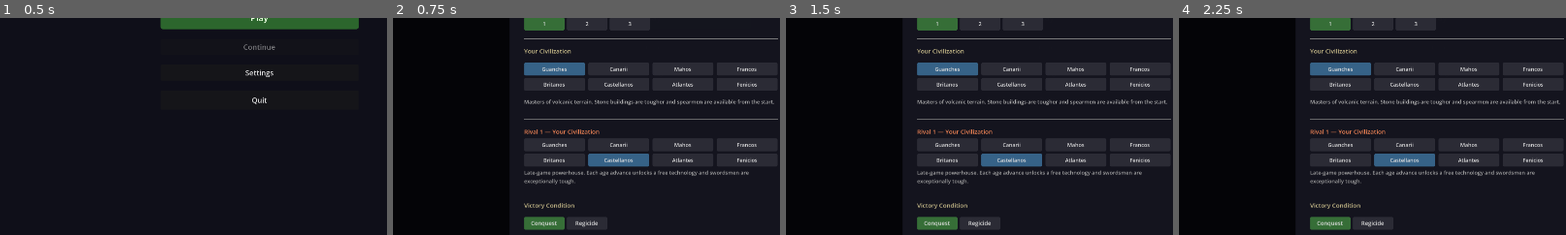
Above: before the commit, frames 1-4 (left to right).
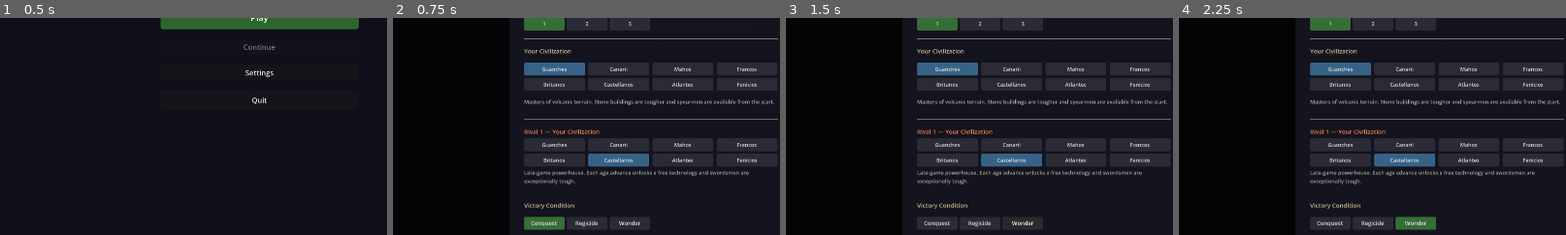
Above: after the commit, the same moments.

Repository: enrimr/rts-game-godot
Game: Godot game, scene res://scenes/game/main_menu.tscn
Two runs of this game, one before a commit and one after it. Both use one fixed random seed, a clock stepped at 60 frames per second and the inputs below.
Inputs (mouse positions are % of the whole screen's width and height, from its top left):
- Up to frame 1 (0.5 s): no input
- Up to frame 2 (0.75 s): click "Play" at 0.5 s
- Up to frame 3 (1.5 s): click (47, 97) at 1.25 s, where only the run after the commit has a clickable "Wonder"
- Up to frame 4 (2.25 s): click "Play" at 2 s
The pictures show only the part of the screen within x 17-66%, y 50-100%; the shares and areas given below are measured in that part.

Frame 1 is identical in both runs. In frame 2, less than 0.1% of the frame differs, in the area x 58-65%, y 93-96%; in frame 3, 0.7%; in frame 4, 1.3%, in the area x 33-67%, y 91-98%.

Commit message:
Add Wonder victory mode: build and defend for 4 minutes to win
New Wonder building (5000 HP, 80×80, Imperial Age only, costs 1000W/S/G).
On construction complete, a 4-minute countdown starts and shows in the HUD.
Destroying the Wonder cancels it; surviving the timer calls declare_winner.
Lobby has a third Victory Condition option. AI builds a Wonder when in
Wonder mode and Imperial Age. SaveManager serialises/deserialises Wonder.

Co-Authored-By: Claude Sonnet 4.6 <noreply@anthropic.com>

Diff:
--- a/project/assets/translations/translations.csv
+++ b/project/assets/translations/translations.csv
@@ -52,6 +52,7 @@
 ACTION_UNIVERSITY,University\n200W,Universidad\n200M
 ACTION_MARKET,Market\n175W,Mercado\n175M
 ACTION_TEMPLE,Temple\n175W,Templo\n175M
+ACTION_WONDER,Wonder\n1000W 1000S 1000G,Maravilla\n1000M 1000P 1000O
 ACTION_HEAVY_SCOUT,Heavy Scout\n80F 30G,Explorador Pesado\n80C 30O
 ACTION_KNIGHT,Knight\n60F 75G,Caballero\n60C 75O
 ACTION_TRANSPORT_SHIP,Transport Ship,Barco de Transporte
@@ -84,6 +85,8 @@
 HERO_ABILITY,Use Ability,Usar Habilidad
 UI_HERO_RESPAWNING,Respawning: %ds,Reapareciendo: %ds
 UI_HERO_READY,Hero Ready!,¡Héroe listo!
+WONDER_TIMER_YOU,Your Wonder,Tu Maravilla
+WONDER_TIMER_ENEMY,Enemy Wonder,Maravilla Enemiga
 HERO_ABILITY_READY,Ready,Lista
 HERO_ABILITY_COOLDOWN,Cooldown: %ds,Recarga: %ds
 HERO_BENCOMO_ABILITY,Mencey's Charge,Ímpetu del Mencey
@@ -158,6 +161,7 @@
 LOBBY_VICTORY_MODE,Victory Condition,Condición de Victoria
 LOBBY_VICTORY_CONQUEST,Conquest,Conquista
 LOBBY_VICTORY_REGICIDE,Regicide,Regicidio
+LOBBY_VICTORY_WONDER,Wonder,Maravilla
 LOBBY_START,Start Game,Iniciar Partida
 LOBBY_BACK,← Back,← Volver
 CIV_GUANCHES_NAME,Guanches,Guanches
--- /dev/null
+++ b/project/scenes/buildings/wonder.tscn
@@ -0,0 +1,79 @@
+[gd_scene load_steps=4 format=3 uid="uid://building_wonder"]
+
+[ext_resource type="Script" path="res://scripts/buildings/wonder.gd" id="1_wnd"]
+
+[sub_resource type="RectangleShape2D" id="RectangleShape2D_1"]
+size = Vector2(80.0, 80.0)
+
+[sub_resource type="CircleShape2D" id="CircleShape2D_1"]
+radius = 50.0
+
+[node name="Wonder" type="StaticBody2D"]
+script = ExtResource("1_wnd")
+collision_layer = 1
+collision_mask = 1
+
+[node name="CollisionShape2D" type="CollisionShape2D" parent="."]
+shape = SubResource("RectangleShape2D_1")
+
+[node name="Body" type="ColorRect" parent="."]
+offset_left = -40.0
+offset_top = -40.0
+offset_right = 40.0
+offset_bottom = 40.0
+color = Color(0.75, 0.62, 0.12, 1.0)
+mouse_filter = 2
+
+[node name="WonderLabel" type="Label" parent="."]
+offset_left = -40.0
+offset_top = -40.0
+offset_right = 40.0
+offset_bottom = 40.0
+text = "W"
+horizontal_alignment = 1
+vertical_alignment = 1
+theme_override_font_sizes/font_size = 32
+theme_override_colors/font_color = Color(1, 0.95, 0.5, 1)
+mouse_filter = 2
+
+[node name="NameLabel" type="Label" parent="."]
+offset_left = -40.0
+offset_top = -54.0
+offset_right = 40.0
+offset_bottom = -42.0
+text = "Wonder"
+horizontal_alignment = 1
+theme_override_font_sizes/font_size = 9
+theme_override_colors/font_color = Color(1, 1, 1, 1)
+mouse_filter = 2
+
+[node name="ConstructionBar" type="ProgressBar" parent="."]
+offset_left = -40.0
+offset_top = 42.0
+offset_right = 40.0
+offset_bottom = 50.0
+max_value = 100.0
+value = 0.0
+show_percentage = false
+mouse_filter = 2
+
+[node name="HealthBar" type="ProgressBar" parent="."]
+offset_left = -40.0
+offset_top = -52.0
+offset_right = 40.0
+offset_bottom = -44.0
+min_value = 0.0
+max_value = 5000.0
+value = 5000.0
+show_percentage = false
+mouse_filter = 2
+
+[node name="SelectionIndicator" type="Node2D" parent="."]
+visible = false
+
+[node name="SelectionCircle" type="Polygon2D" parent="SelectionIndicator"]
+color = Color(0, 1, 0, 0.7)
+polygon = PackedVector2Array(50.0, 0.0, 48.3, 12.94, 43.3, 25.0, 35.36, 35.36, 25.0, 43.3, 12.94, 48.3, 0.0, 50.0, -12.94, 48.3, -25.0, 43.3, -35.36, 35.36, -43.3, 25.0, -48.3, 12.94, -50.0, 0.0, -48.3, -12.94, -43.3, -25.0, -35.36, -35.36, -25.0, -43.3, -12.94, -48.3, 0.0, -50.0, 12.94, -48.3, 25.0, -43.3, 35.36, -35.36, 43.3, -25.0, 48.3, -12.94)
+
+[node name="NavigationObstacle2D" type="NavigationObstacle2D" parent="."]
+avoidance_enabled = true
--- a/project/scripts/ai/ai_player.gd
+++ b/project/scripts/ai/ai_player.gd
@@ -17,6 +17,7 @@
 	"university":  "res://scenes/buildings/university.tscn",
 	"market":      "res://scenes/buildings/market.tscn",
 	"temple":      "res://scenes/buildings/temple.tscn",
+	"wonder":      "res://scenes/buildings/wonder.tscn",
 }
 const BUILDING_COSTS: Dictionary = {
 	"barracks":    {"wood": 175},
@@ -31,6 +32,7 @@
 	"university":  {"wood": 200},
 	"market":      {"wood": 175},
 	"temple":      {"wood": 175},
+	"wonder":      {"wood": 1000, "stone": 1000, "gold": 1000},
 }
 
 const TICK_INTERVAL: float        = 2.0
@@ -51,7 +53,7 @@
 var _threat_timer: float  = 0.0
 
 # Track which building types have been built (counts)
-var _built: Dictionary = {"barracks": 0, "blacksmith": 0, "stable": 0, "house": 0, "lumber_camp": 0, "mining_camp": 0, "farm": 0, "dock": 0, "university": 0, "market": 0, "temple": 0}
+var _built: Dictionary = {"barracks": 0, "blacksmith": 0, "stable": 0, "house": 0, "lumber_camp": 0, "mining_camp": 0, "farm": 0, "dock": 0, "university": 0, "market": 0, "temple": 0, "wonder": 0}
 var _build_fail_counts: Dictionary = {}   # building_id -> int fail streak
 var _build_cooldowns: Dictionary = {}     # building_id -> float time_remaining
 
@@ -299,6 +301,11 @@
 	if _built.get("market", 0) as int == 0 \
 			and ResourceManager.can_afford(player_id, BUILDING_COSTS["market"]):
 		_build("market")
+	if MatchConfig.victory_mode == MatchConfig.VictoryMode.WONDER \
+			and age >= GameManager.Age.IMPERIAL \
+			and _built.get("wonder", 0) as int == 0 \
+			and ResourceManager.can_afford(player_id, BUILDING_COSTS["wonder"]):
+		_build("wonder")
 	_manage_stable_training()
 
 func _manage_stable_training() -> void:
--- /dev/null
+++ b/project/scripts/buildings/wonder.gd
@@ -0,0 +1,13 @@
+extends BuildingBase
+
+class_name Wonder
+
+func _ready() -> void:
+	super._ready()
+	if building_data == null:
+		max_health = 5000.0
+		health = 5000.0
+		var hbar: ProgressBar = get_node_or_null("HealthBar") as ProgressBar
+		if is_instance_valid(hbar):
+			hbar.max_value = max_health
+			hbar.value = health
--- a/project/scripts/core/event_bus.gd
+++ b/project/scripts/core/event_bus.gd
@@ -30,6 +30,8 @@
 signal building_destroyed(building: Node, player_id: int)
 signal building_construction_complete(building: Node)
 signal building_selected(building: Node)
+signal wonder_built(player_id: int)
+signal wonder_destroyed(player_id: int)
 
 # Research
 signal technology_researched(player_id: int, tech_id: String)
--- a/project/scripts/core/match_config.gd
+++ b/project/scripts/core/match_config.gd
@@ -6,7 +6,7 @@
 enum MapSize      { SMALL = 0, MEDIUM = 1, LARGE = 2 }
 enum Resources    { SCARCE = 0, NORMAL = 1, ABUNDANT = 2, FULL_COMBAT = 3 }
 enum MapType      { PLAINS = 0, STANDARD = 1, VOLCANIC_COAST = 2, DESERT_COAST = 3, ISLANDS = 4 }
-enum VictoryMode  { CONQUEST = 0, REGICIDE = 1 }
+enum VictoryMode  { CONQUEST = 0, REGICIDE = 1, WONDER = 2 }
 
 # Chosen by the player in the lobby
 var map_size:        int    = MapSize.MEDIUM
--- a/project/scripts/core/save_manager.gd
+++ b/project/scripts/core/save_manager.gd
@@ -155,6 +155,7 @@
 	"University":    "res://scenes/buildings/university.tscn",
 	"Market":        "res://scenes/buildings/market.tscn",
 	"Temple":        "res://scenes/buildings/temple.tscn",
+	"Wonder":        "res://scenes/buildings/wonder.tscn",
 }
 
 func get_saved_rng_seed() -> int:
@@ -668,6 +669,7 @@
 	if node is University:        return "University"
 	if node is Market:            return "Market"
 	if node is Temple:            return "Temple"
+	if node is Wonder:            return "Wonder"
 	if node is Dock:              return "Dock"
 	if node is Farm:              return "Farm"
 	if node is FishTrap:          return "FishTrap"
--- a/project/scripts/game/game_world.gd
+++ b/project/scripts/game/game_world.gd
@@ -34,6 +34,7 @@
 	"university":    "res://scenes/buildings/university.tscn",
 	"market":        "res://scenes/buildings/market.tscn",
 	"temple":        "res://scenes/buildings/temple.tscn",
+	"wonder":        "res://scenes/buildings/wonder.tscn",
 }
 
 const BUILDING_COSTS: Dictionary = {
@@ -48,6 +49,7 @@
 	"gate":          {"wood": 30},
 	"dock":          {"wood": 150},
 	"fish_trap":     {"wood": 75},
+	"wonder":        {"wood": 1000, "stone": 1000, "gold": 1000},
 }
 
 # Buildings that must be placed adjacent to water (at least one edge in ocean terrain).
@@ -95,6 +97,10 @@
 
 # Pending action waiting for a map click ("move_to" or "attack_move")
 var _pending_action: String = ""
+
+var _wonder_timer: float = 0.0
+var _wonder_owner: int = -1
+var _wonder_node: Node = null
 
 # Drag-select rectangle overlay
 var _drag_overlay: Node2D = null
@@ -174,6 +180,9 @@
 	hud.pending_action_cancelled.connect(func() -> void: _pending_action = "")
 	EventBus.unit_spawned.connect(_on_unit_spawned)
 	EventBus.building_destroyed.connect(_on_building_destroyed_check_victory)
+	EventBus.building_construction_complete.connect(_on_building_construction_complete)
+	EventBus.wonder_built.connect(_on_wonder_built)
+	EventBus.wonder_destroyed.connect(_on_wonder_destroyed)
 	EventBus.minimap_move_order.connect(func(p: Vector2) -> void:
 		_following = false
 		_order_move_all(p)
@@ -296,7 +305,10 @@
 	# AI targets player TC initially; will switch dynamically in Fase 4
 	ai.set("enemy_town_center", drop_off)
 
-func _on_building_destroyed_check_victory(building: Node, _owner_id: int) -> void:
+func _on_building_destroyed_check_victory(building: Node, owner_id: int) -> void:
+	if building is Wonder:
+		EventBus.wonder_destroyed.emit(owner_id)
+
 	# Check if the player's TC was destroyed
 	if building == drop_off:
 		# Find any surviving AI to declare as winner
@@ -331,7 +343,41 @@
 	if remaining_rivals == 0:
 		GameManager.declare_winner(0)
 
+func _on_building_construction_complete(building: Node) -> void:
+	if building is Wonder:
+		EventBus.wonder_built.emit(building.get("player_id") as int)
+
+func _on_wonder_built(pid: int) -> void:
+	if MatchConfig.victory_mode != MatchConfig.VictoryMode.WONDER:
+		return
+	_wonder_owner = pid
+	_wonder_timer = 240.0
+	for b: Node in buildings_layer.get_children():
+		if b is Wonder and b.get("player_id") == pid:
+			_wonder_node = b
+			break
+	var hud_mgr: Node = hud.get_node_or_null("HudManager")
+	if is_instance_valid(hud_mgr) and hud_mgr.has_method("show_wonder_timer"):
+		hud_mgr.call("show_wonder_timer", _wonder_owner)
+
+func _on_wonder_destroyed(pid: int) -> void:
+	if _wonder_owner != pid:
+		return
+	_wonder_timer = 0.0
+	_wonder_owner = -1
+	_wonder_node = null
+	var hud_mgr: Node = hud.get_node_or_null("HudManager")
+	if is_instance_valid(hud_mgr) and hud_mgr.has_method("hide_wonder_timer"):
+		hud_mgr.call("hide_wonder_timer")
+
 func _process(delta: float) -> void:
+	if _wonder_timer > 0.0:
+		_wonder_timer -= delta
+		var hud_mgr: Node = hud.get_node_or_null("HudManager")
+		if is_instance_valid(hud_mgr) and hud_mgr.has_method("update_wonder_timer"):
+			hud_mgr.call("update_wonder_timer", _wonder_timer)
+		if _wonder_timer <= 0.0:
+			GameManager.declare_winner(_wonder_owner)
 	_handle_camera(delta)
 	_handle_follow()
 	if _placing_building and is_instance_valid(_ghost):
--- a/project/scripts/ui/hud_manager.gd
+++ b/project/scripts/ui/hud_manager.gd
@@ -50,8 +50,9 @@
 	{"id": "build:dock",          "label": "ACTION_DOCK",         "color": Color(0.18, 0.32, 0.55), "cost": {"wood": 150}, "key": KEY_D},
 	{"id": "build:university",    "label": "ACTION_UNIVERSITY",   "color": Color(0.20, 0.30, 0.50), "cost": {"wood": 200}, "key": KEY_U},
 	{"id": "build:market",        "label": "ACTION_MARKET",       "color": Color(0.65, 0.50, 0.10), "cost": {"wood": 175}, "key": KEY_R},
-	{"id": "build:temple",        "label": "ACTION_TEMPLE",       "color": Color(0.50, 0.30, 0.55), "cost": {"wood": 175}, "key": KEY_T},
-	{"id": "back",                "label": "ACTION_BACK",         "color": Color(0.25, 0.25, 0.25), "cost": {},            "key": KEY_ESCAPE},
+	{"id": "build:temple",        "label": "ACTION_TEMPLE",       "color": Color(0.50, 0.30, 0.55), "cost": {"wood": 175},                             "key": KEY_T},
+	{"id": "build:wonder",        "label": "ACTION_WONDER",       "color": Color(0.75, 0.62, 0.12), "cost": {"wood": 1000, "stone": 1000, "gold": 1000}, "key": KEY_V},
+	{"id": "back",                "label": "ACTION_BACK",         "color": Color(0.25, 0.25, 0.25), "cost": {},                                           "key": KEY_ESCAPE},
 ]
 
 const STABLE_UNIT_DEFS: Array[Dictionary] = [
@@ -111,6 +112,7 @@
 var _research_bar: ProgressBar = null
 var _research_label: Label = null
 var _pause_menu: Control = null
+var _wonder_label: Label = null
 
 # --- Stats tracking ---
 var _stat_units_trained: int = 0
@@ -433,7 +435,7 @@
 	if action_id == "build_menu":
 		AudioManager.play("ui_click")
 		_in_build_menu = true
-		_populate_buttons(BUILD_ACTIONS)
+		_populate_buttons(_filtered_build_actions())
 		return
 	if action_id == "back":
 		AudioManager.play("ui_click")
@@ -2070,3 +2072,39 @@
 	var hs: StyleBoxFlat = _make_panel_style(hover_col)
 	btn.add_theme_stylebox_override("hover", hs)
 	return btn
+
+func _filtered_build_actions() -> Array:
+	var wonder_visible: bool = MatchConfig.victory_mode == MatchConfig.VictoryMode.WONDER \
+		and AgeManager.get_age(local_player_id) >= GameManager.Age.IMPERIAL
+	var result: Array = []
+	for entry: Variant in BUILD_ACTIONS:
+		var data: Dictionary = entry as Dictionary
+		if (data.get("id", "") as String) == "build:wonder" and not wonder_visible:
+			continue
+		result.append(data)
+	return result
+
+func show_wonder_timer(owner_pid: int) -> void:
+	if not is_instance_valid(_wonder_label):
+		_wonder_label = Label.new()
+		_wonder_label.horizontal_alignment = HORIZONTAL_ALIGNMENT_CENTER
+		_wonder_label.add_theme_font_size_override("font_size", 22)
+		_wonder_label.add_theme_color_override("font_color", Color(0.95, 0.85, 0.20))
+		_wonder_label.set_anchors_preset(Control.PRESET_TOP_WIDE)
+		_wonder_label.offset_top = 8.0
+		_wonder_label.offset_bottom = 40.0
+		add_child(_wonder_label)
+	var who: String = tr("WONDER_TIMER_YOU") if owner_pid == 0 else tr("WONDER_TIMER_ENEMY")
+	_wonder_label.text = who + " — 4:00"
+
+func hide_wonder_timer() -> void:
+	if is_instance_valid(_wonder_label):
+		_wonder_label.queue_free()
+		_wonder_label = null
+
+func update_wonder_timer(seconds_left: float) -> void:
+	if not is_instance_valid(_wonder_label):
+		return
+	var mins: int = int(seconds_left) / 60
+	var secs: int = int(seconds_left) % 60
+	_wonder_label.text = _wonder_label.text.split(" — ")[0] + " — %d:%02d" % [mins, secs]
--- a/project/scripts/ui/lobby_screen.gd
+++ b/project/scripts/ui/lobby_screen.gd
@@ -184,7 +184,7 @@
 
 	# Victory mode
 	vbox.add_child(_make_label(tr("LOBBY_VICTORY_MODE")))
-	var victory_opts: Array[String] = [tr("LOBBY_VICTORY_CONQUEST"), tr("LOBBY_VICTORY_REGICIDE")]
+	var victory_opts: Array[String] = [tr("LOBBY_VICTORY_CONQUEST"), tr("LOBBY_VICTORY_REGICIDE"), tr("LOBBY_VICTORY_WONDER")]
 	vbox.add_child(_make_option_row(victory_opts, MatchConfig.victory_mode,
 		func(i: int) -> void: MatchConfig.victory_mode = i))
 
